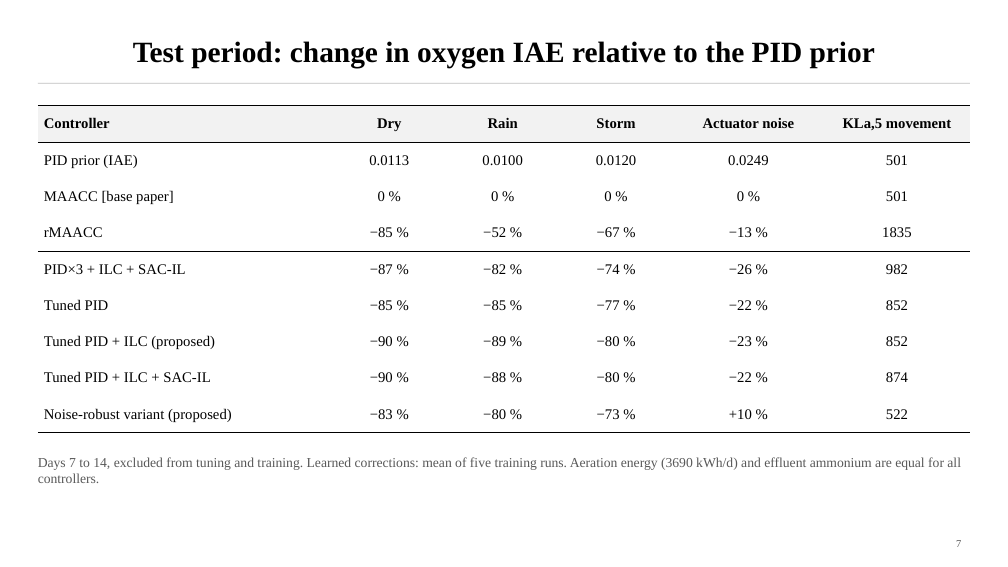
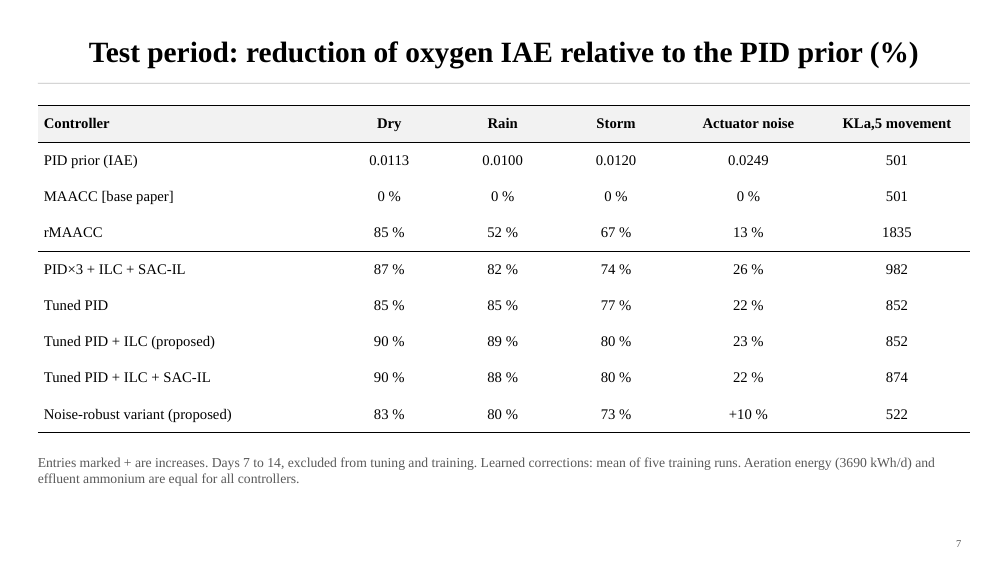
Before and after one commit to Amritha902/water_resource, a slide deck: slide 7 of docs/Paper1_Deck.pptx. Drawn at 1008x567 pixels with LibreOffice and Linux fonts; fonts in the diff are those of the drawing. Boxes give left, top, right and bottom in pixels: in the first picture for what was removed or moved away, otherwise in the second. Text is boxed around its words. In the diff, an @@ line names an element or a change of style, - is before the commit and + after.

```diff
--- a/docs/Paper1_Deck.pptx
+++ b/docs/Paper1_Deck.pptx
@@ title at (x1=89, y1=41, x2=863, y2=69): text changed @@
-Test period: change in oxygen IAE relative to the PID prior
+Test period: reduction of oxygen IAE relative to the PID prior (%)
@@ table at (x1=38, y1=106, x2=970, y2=426) @@
-row 4: rMAACC | −85 % | −52 % | −67 % | −13 % | 1835
+row 4: rMAACC | 85 % | 52 % | 67 % | 13 % | 1835
-row 5: PID×3 + ILC + SAC-IL | −87 % | −82 % | −74 % | −26 % | 982
+row 5: PID×3 + ILC + SAC-IL | 87 % | 82 % | 74 % | 26 % | 982
-row 6: Tuned PID | −85 % | −85 % | −77 % | −22 % | 852
+row 6: Tuned PID | 85 % | 85 % | 77 % | 22 % | 852
-row 7: Tuned PID + ILC (proposed) | −90 % | −89 % | −80 % | −23 % | 852
+row 7: Tuned PID + ILC (proposed) | 90 % | 89 % | 80 % | 23 % | 852
-row 8: Tuned PID + ILC + SAC-IL | −90 % | −88 % | −80 % | −22 % | 874
+row 8: Tuned PID + ILC + SAC-IL | 90 % | 88 % | 80 % | 22 % | 874
-row 9: Noise-robust variant (proposed) | −83 % | −80 % | −73 % | +10 % | 522
+row 9: Noise-robust variant (proposed) | 83 % | 80 % | 73 % | +10 % | 522
@@ text at (x1=38, y1=457, x2=935, y2=486): text changed @@
-Days 7 to 14, excluded from tuning and training. Learned corrections: mean of five training runs. Aeration energy (3690 kWh/d) and effluent ammonium are equal for all controllers.
+Entries marked + are increases. Days 7 to 14, excluded from tuning and training. Learned corrections: mean of five training runs. Aeration energy (3690 kWh/d) and effluent ammonium are equal for all controllers.
```
Also in this commit, not shown: 5 other slides changed, 19 other files.
